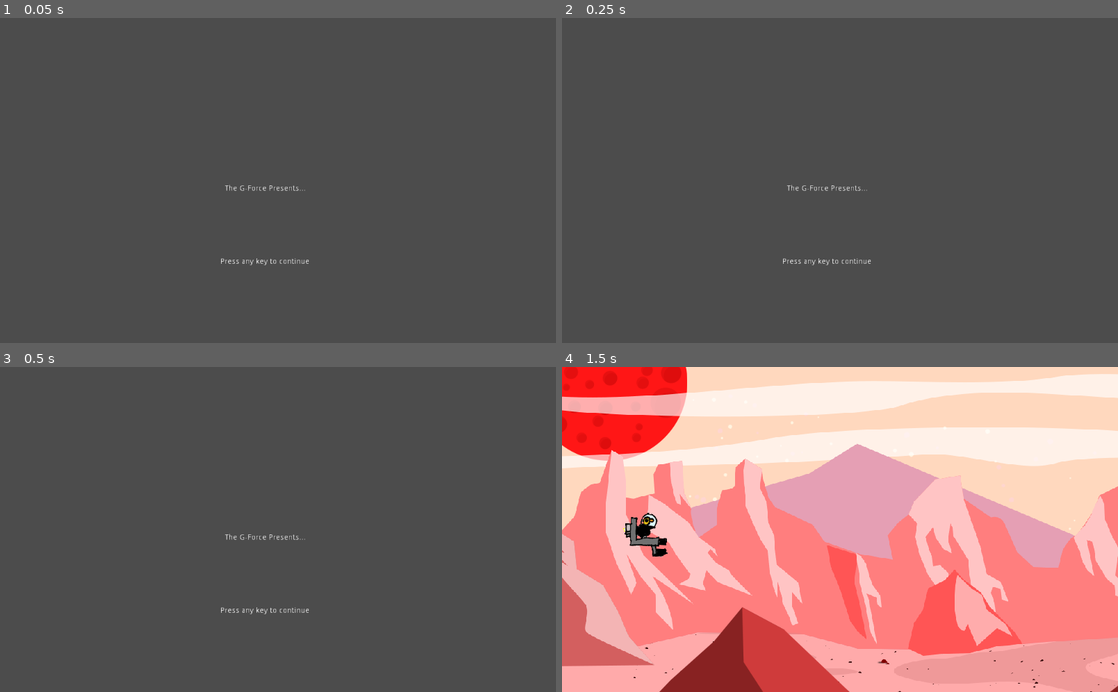
Above: before the commit, frames 1-4 (two rows, left to right).
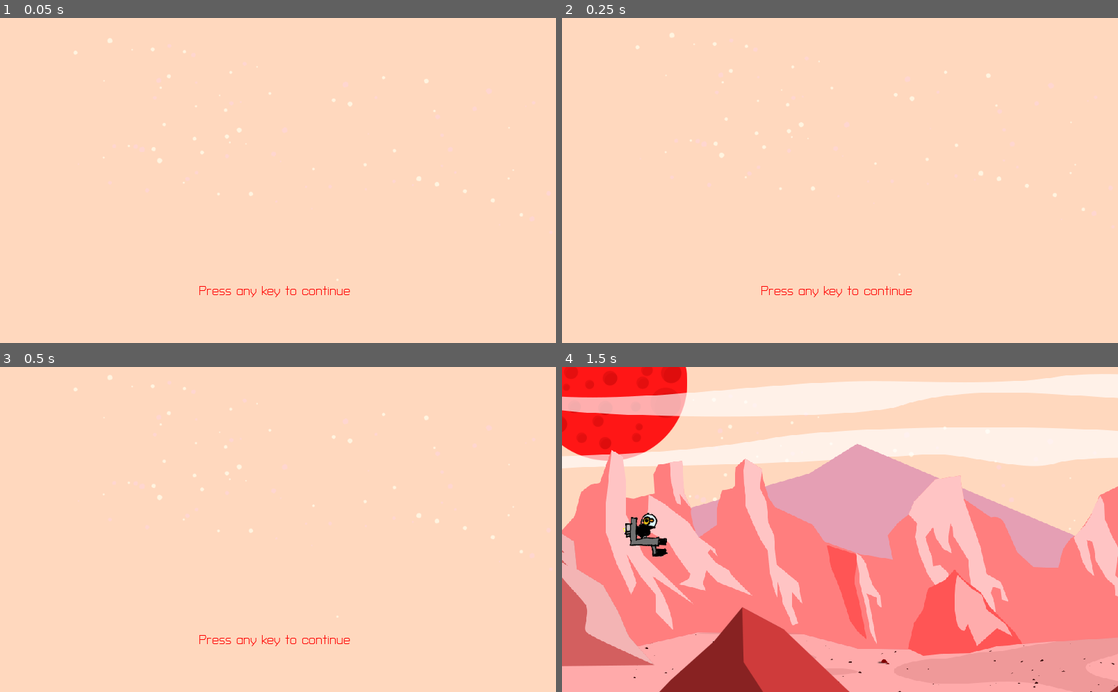
Above: after the commit, the same moments.

Repository: the-g-force/FamJam-January2021
Game: Godot game, scene res://src/SplashScreen.tscn
Same seed, same stepped clock (60 frames per second), same inputs: the game is played once before the commit and once after it. This scene is started directly instead of the project's main scene.
Inputs (mouse positions are in pixels of both pictures, inside the frame that each line leads up to):
- Up to frame 1 (0.05 s): no input
- Up to frame 2 (0.25 s): no input
- Up to frame 3 (0.5 s): no input
- Up to frame 4 (1.5 s): tap Enter at 0.5 s; move the mouse to (962, 513) at 0.52 s; hold D (move_right) 0.53-1.25 s; tap Space (fire) at 0.6 s; click (962, 513) at 0.67 s; click "Play" at 1.25 s

The runs differ from the first frame. In frame 1, 100% of the frame differs, in the area x 0-100%, y 0-100%; in frame 2, 100%; in frame 3, 100%; in frame 4, nothing differs.

Commit message:
Beautify splash screen

Diff:
--- a/project/src/SplashScreen.gd
+++ b/project/src/SplashScreen.gd
@@ -1,4 +1,12 @@
 extends Control
+
+export var vertical_speed := 50
+
+onready var _parallax_background := $ParallaxBackground
+
+
+func _process(delta):
+	_parallax_background.scroll_offset.y -= vertical_speed * delta
 
 func _input(event):
 	if _is_continue_trigger(event):
--- a/project/src/SplashScreen.tscn
+++ b/project/src/SplashScreen.tscn
@@ -1,6 +1,19 @@
-[gd_scene load_steps=2 format=2]
+[gd_scene load_steps=7 format=2]
 
 [ext_resource path="res://src/SplashScreen.gd" type="Script" id=1]
+[ext_resource path="res://assets/sky.png" type="Texture" id=2]
+[ext_resource path="res://fonts/TurretRoad-ExtraBold.ttf" type="DynamicFontData" id=3]
+[ext_resource path="res://fonts/TurretRoad-Regular.ttf" type="DynamicFontData" id=4]
+
+[sub_resource type="DynamicFont" id=1]
+size = 32
+outline_size = 3
+outline_color = Color( 0.203922, 0.203922, 0.203922, 1 )
+font_data = ExtResource( 3 )
+
+[sub_resource type="DynamicFont" id=2]
+size = 24
+font_data = ExtResource( 4 )
 
 [node name="SplashScreen" type="Control"]
 anchor_right = 1.0
@@ -10,19 +23,46 @@
 "_edit_use_anchors_": false
 }
 
-[node name="Label" type="Label" parent="."]
-margin_left = 414.311
-margin_top = 307.956
-margin_right = 563.311
-margin_bottom = 321.956
+[node name="TheGForcePresents" type="Label" parent="."]
+anchor_left = 0.5
+anchor_top = 0.5
+anchor_right = 0.5
+anchor_bottom = 0.5
+margin_left = -176.0
+margin_top = -18.0
+margin_right = 176.0
+margin_bottom = 18.0
+custom_fonts/font = SubResource( 1 )
+custom_colors/font_color = Color( 1, 0, 0, 1 )
 text = "The G-Force Presents..."
+__meta__ = {
+"_edit_use_anchors_": false
+}
 
-[node name="Label2" type="Label" parent="."]
-margin_left = 406.374
-margin_top = 442.884
-margin_right = 570.374
-margin_bottom = 456.884
+[node name="PressAKey" type="Label" parent="."]
+anchor_left = 0.5
+anchor_top = 0.5
+anchor_right = 0.5
+anchor_bottom = 0.5
+margin_left = -146.5
+margin_top = 191.044
+margin_right = 146.5
+margin_bottom = 218.044
+custom_fonts/font = SubResource( 2 )
+custom_colors/font_color = Color( 1, 0, 0, 1 )
 text = "Press any key to continue"
 __meta__ = {
 "_edit_use_anchors_": false
 }
+
+[node name="ParallaxBackground" type="ParallaxBackground" parent="."]
+
+[node name="ParallaxLayer" type="ParallaxLayer" parent="ParallaxBackground"]
+motion_mirroring = Vector2( 0, 600 )
+
+[node name="Sprite" type="Sprite" parent="ParallaxBackground/ParallaxLayer"]
+texture = ExtResource( 2 )
+centered = false
+__meta__ = {
+"_edit_lock_": true
+}
